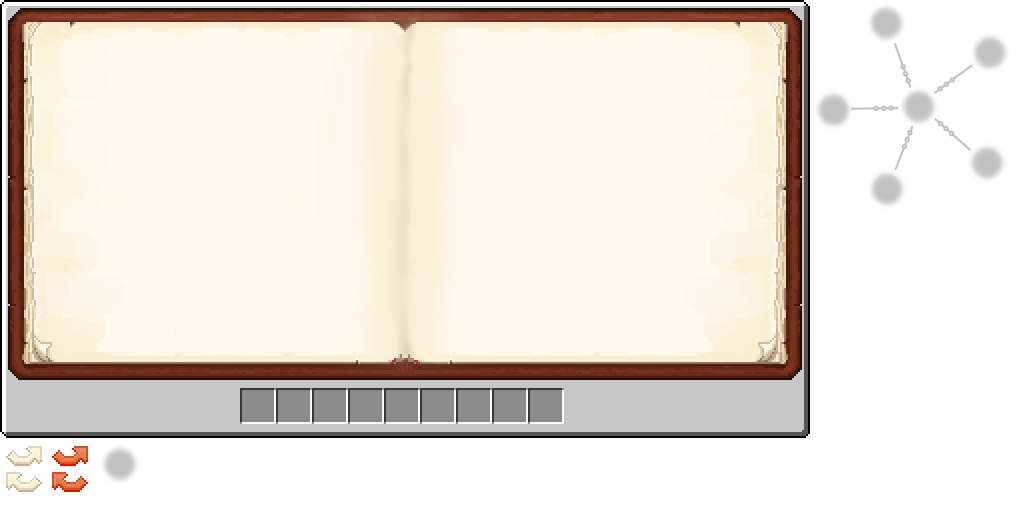
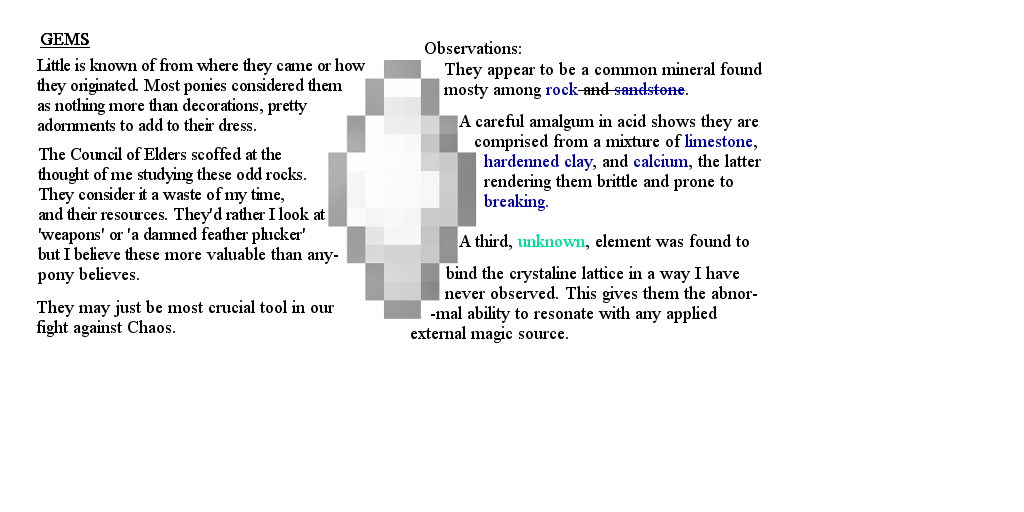
Layered file, before and after one edit (1024×512). Changes by layer:
added group "chapter_1" with 9 layers above "Layer #1" over [36, 33, 762, 343]
added layer "GEMS" in group "chapter_1" over [40, 33, 90, 48]
added layer "Little is known..." in group "chapter_1" over [37, 58, 366, 131]
added layer "bind the crystaline latt..." in group "chapter_1" over [411, 266, 757, 343]
added layer "A careful amalgum in acid show..." in group "chapter_1" over [459, 114, 761, 250]
added layer "They appear to be a common min..." in group "chapter_1" over [444, 62, 762, 99]
added layer "Observations:" in group "chapter_1" over [425, 41, 521, 54]
added layer "They may just be most crucial ..." in group "chapter_1" over [36, 300, 334, 337]
added layer "The Council of ..." in group "chapter_1" over [38, 147, 338, 284]
renamed "book.png" to "chapter_1_gems.png", moved it into group "chapter_1", painted on it over [0, 0, 1009, 492]
